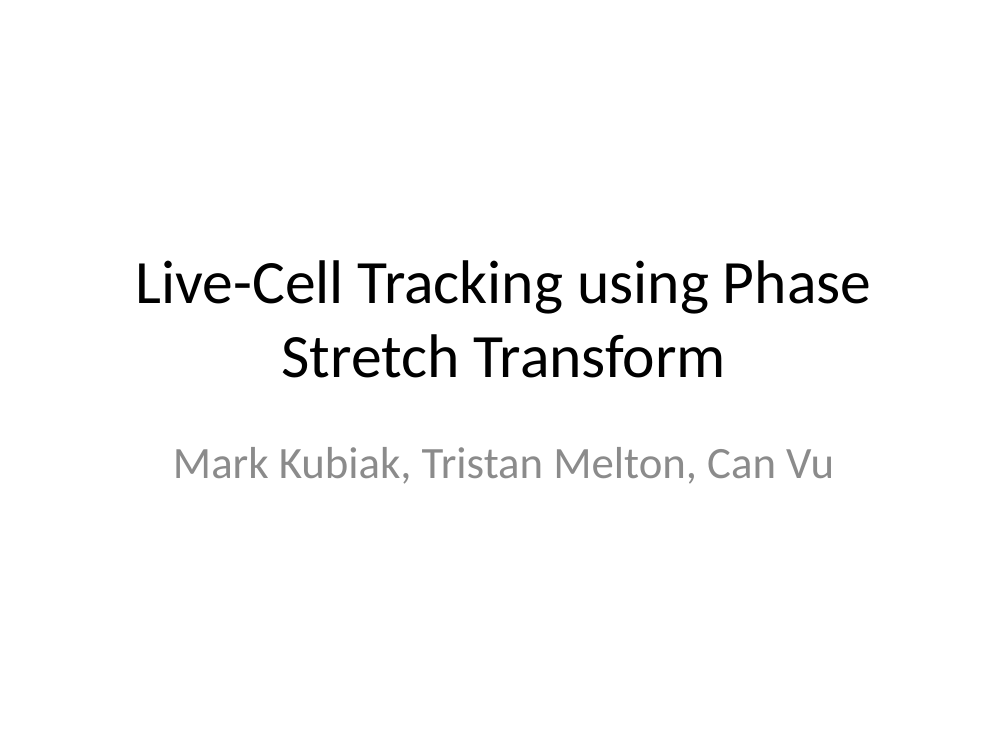
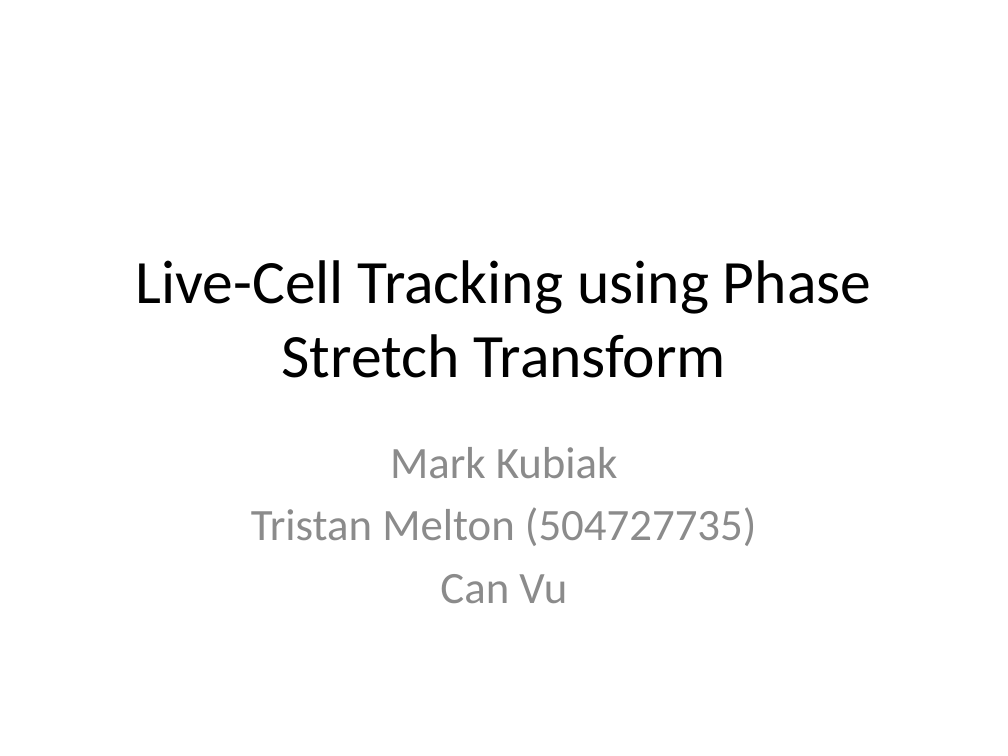
Before and after one commit to tristanmelton/ECE274, a slide deck: slide 1 of ref/Live-Cell_Tracking_using_Phase_Stretch_Transform.pptx. Drawn at 1008x756 pixels with LibreOffice and Linux fonts; fonts in the diff are those of the drawing. Boxes give left, top, right and bottom in pixels: in the first picture for what was removed or moved away, otherwise in the second. Text is boxed around its words. In the diff, an @@ line names an element or a change of style, - is before the commit and + after.

```diff
--- a/ref/Live-Cell_Tracking_using_Phase_Stretch_Transform.pptx
+++ b/ref/Live-Cell_Tracking_using_Phase_Stretch_Transform.pptx
@@ subtitle at (251, 447, 757, 603): text changed @@
-Mark Kubiak, Tristan Melton, Can Vu
+Mark Kubiak
+Tristan Melton (504727735)
+Can Vu
```
Also in this commit, not shown: 2 other slides changed, 9 slides added, 3 slides removed.
